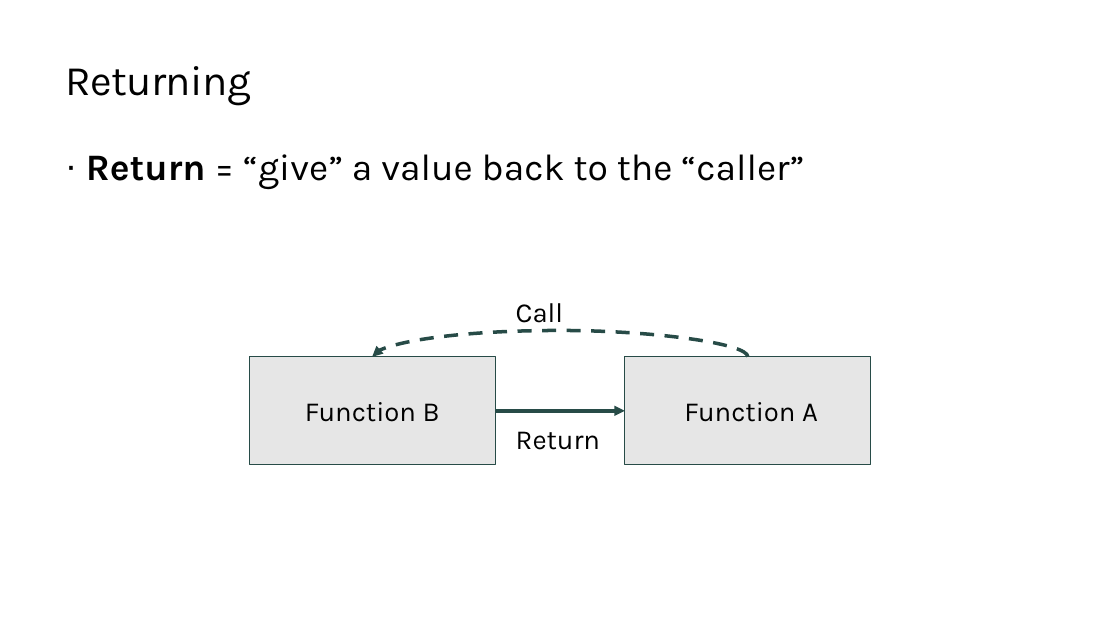
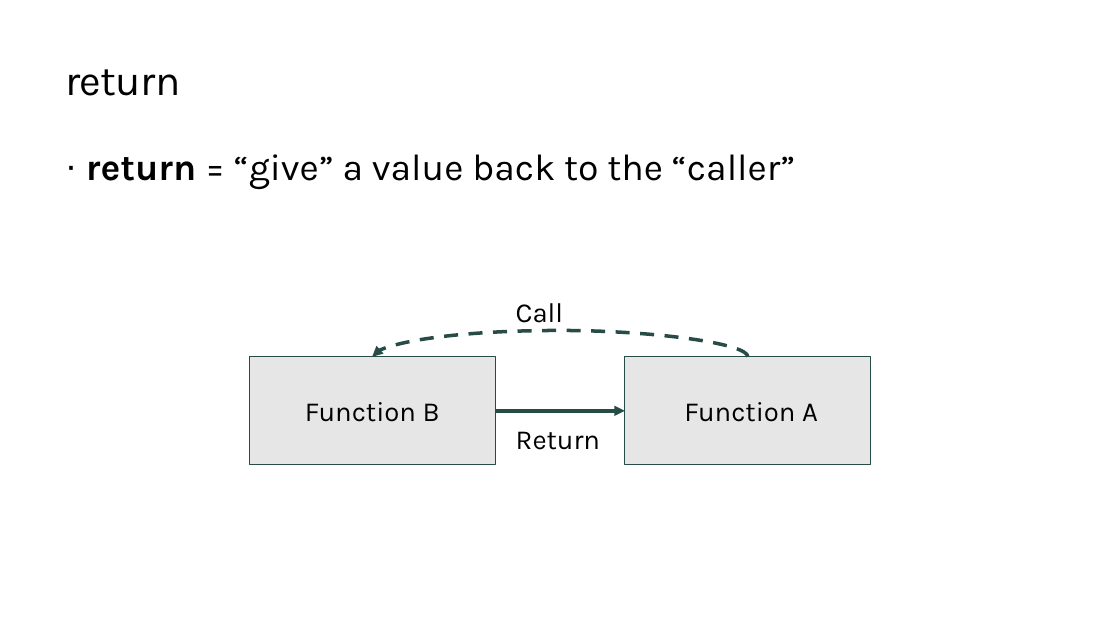
Before and after one commit to TEALSK12/2nd-semester-introduction-to-computer-science, a slide deck: slide 6 of units/3_unit/slidedecks/Intro Python 3.03 TEALS.pptx. Drawn at 1120x630 pixels with LibreOffice and Linux fonts; fonts in the diff are those of the drawing; background and template pictures are left out. Boxes give left, top, right and bottom in pixels: in the first picture for what was removed or moved away, otherwise in the second. Text is boxed around its words. In the diff, an @@ line names an element or a change of style, - is before the commit and + after.

```diff
--- a/units/3_unit/slidedecks/Intro Python 3.03 TEALS.pptx
+++ b/units/3_unit/slidedecks/Intro Python 3.03 TEALS.pptx
@@ title at (x1=65, y1=69, x2=180, y2=96): text changed @@
-Returning
+return
@@ text at (x1=86, y1=154, x2=795, y2=189): text changed @@
-· Return = “give” a value back to the “caller”
+· return = “give” a value back to the “caller”
```
Also in this commit, not shown: 15 other slides changed.
